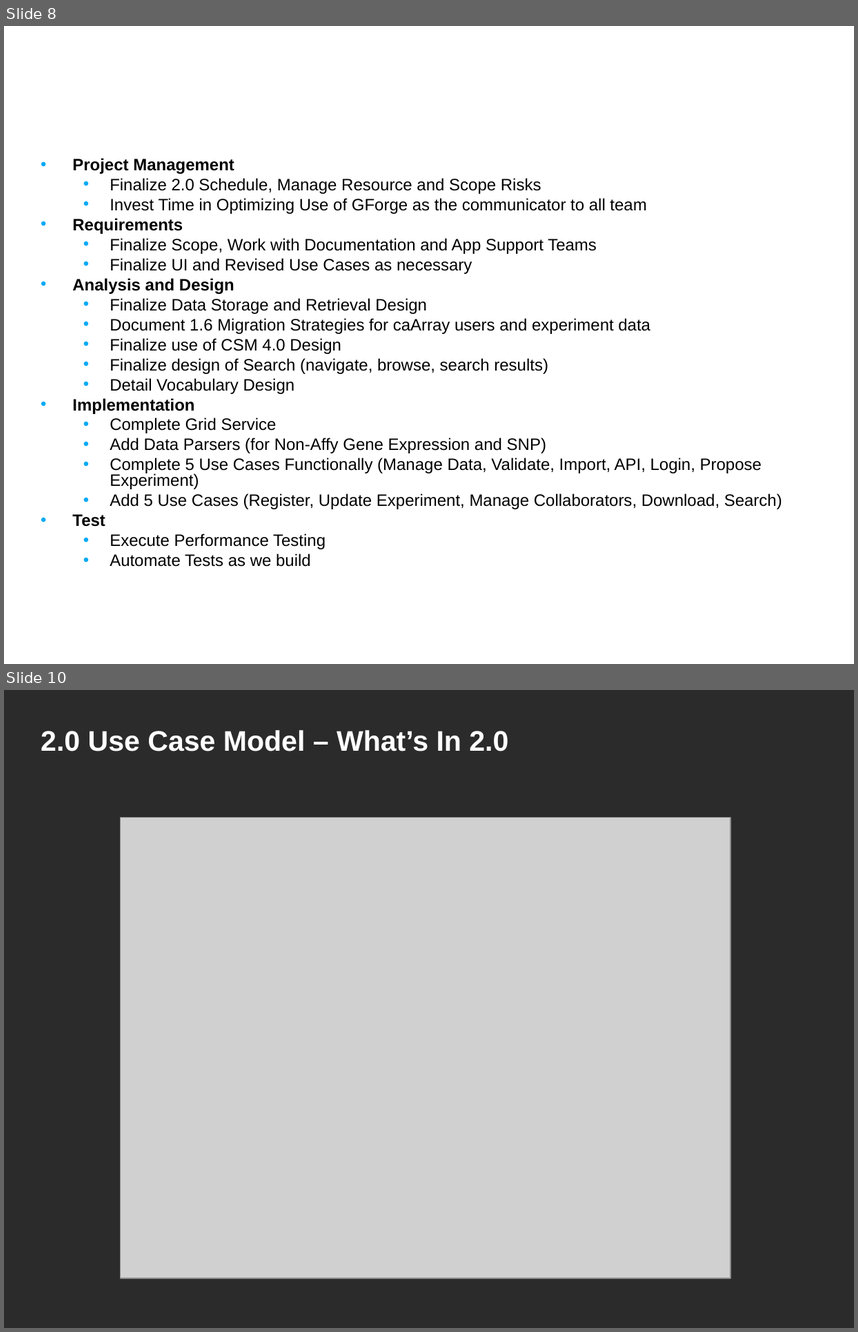
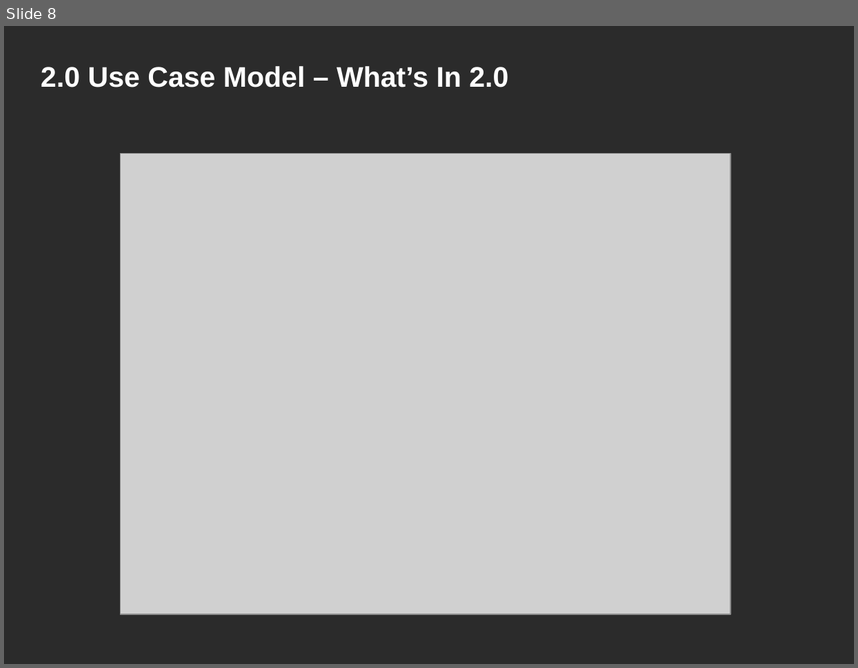
Before and after one commit to NCIP/caarray-docs, a slide deck: project_management/open_meetings/caArray User Community Meeting Oct17.ppt. Shown one above the other, each under a label of ours: slides 8 and 10 before the commit, slide 8 after it; the slides between them are not shown. The pictures are 858x1332 and 858x668 pixels, drawn with LibreOffice and Linux fonts; fonts in the diff are those of the drawing; grey boxes stand for pictures; background and template pictures are left out; a plain dark background stands for a picture behind light text. Boxes give left, top, right and bottom in pixels: in the first picture for what was removed or moved away, otherwise in the second. Text is boxed around its words. In the diff, an @@ line names an element or a change of style, - is before the commit and + after.

```diff
--- a/project_management/open_meetings/caArray User Community Meeting Oct17.ppt
+++ b/project_management/open_meetings/caArray User Community Meeting Oct17.ppt
@@ slide 8 removed at [4, 26, 854, 664], background picture (left out) @@
@@ title removed at [32, 26, 670, 125] @@
-Goals of Construction Iteration 1
@@ text removed at [72, 158, 782, 566] @@
-• Project Management
-  • Finalize 2.0 Schedule, Manage Resource and Scope Risks
-  • Invest Time in Optimizing Use of GForge as the communicator to all team
-• Requirements
-  • Finalize Scope, Work with Documentation and App Support Teams
-  • Finalize UI and Revised Use Cases as necessary
-• Analysis and Design
-  • Finalize Data Storage and Retrieval Design
-  • Document 1.6 Migration Strategies for caArray users and experiment data
-  • Finalize use of CSM 4.0 Design
-  • Finalize design of Search (navigate, browse, search results)
-  • Detail Vocabulary Design
-• Implementation
-  • Complete Grid Service
-  • Add Data Parsers (for Non-Affy Gene Expression and SNP)
-  • Complete 5 Use Cases Functionally (Manage Data, Validate, Import, API, Login, Propose Experiment)
-  • Add 5 Use Cases (Register, Update Experiment, Manage Collaborators, Download, Search)
-• Test
-  • Execute Performance Testing
-  • Automate Tests as we build
@@ what was slide 10 is now slide 8 @@
```
Also in this commit, not shown: 6 slides changed, 6 slides added.
